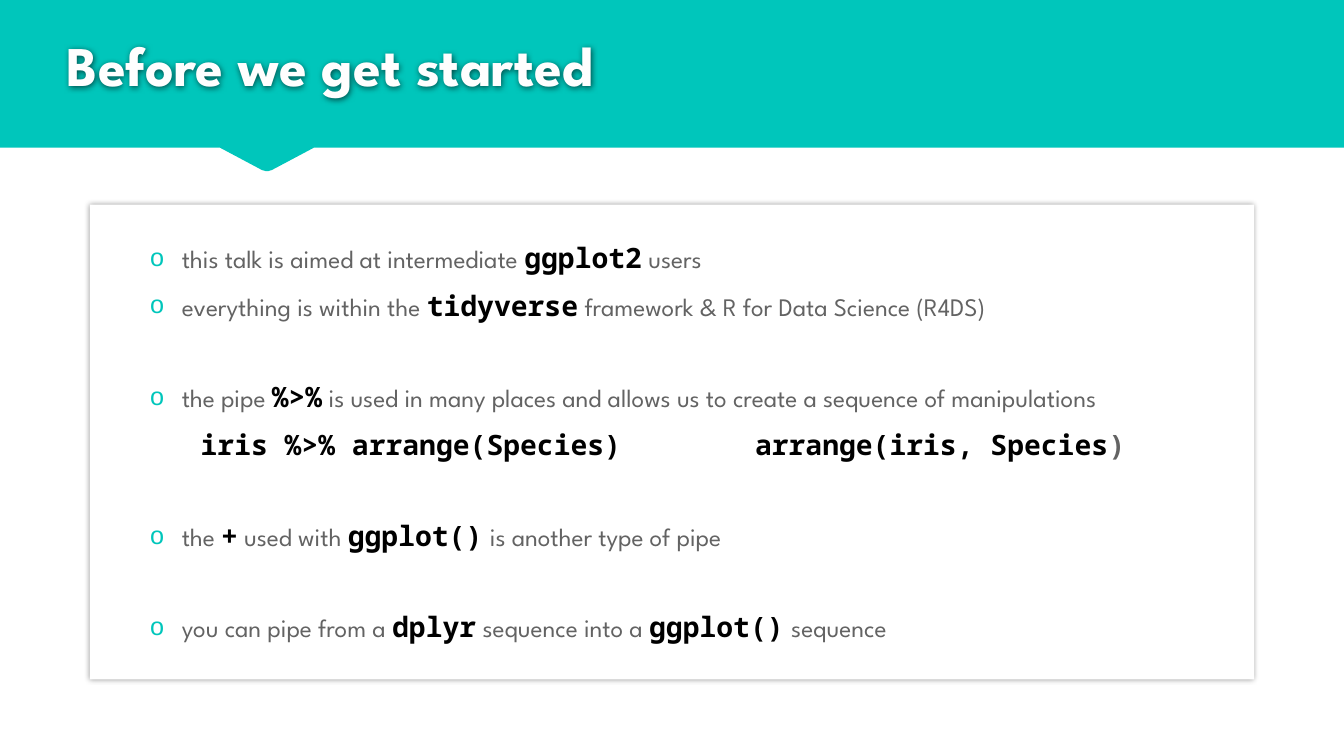
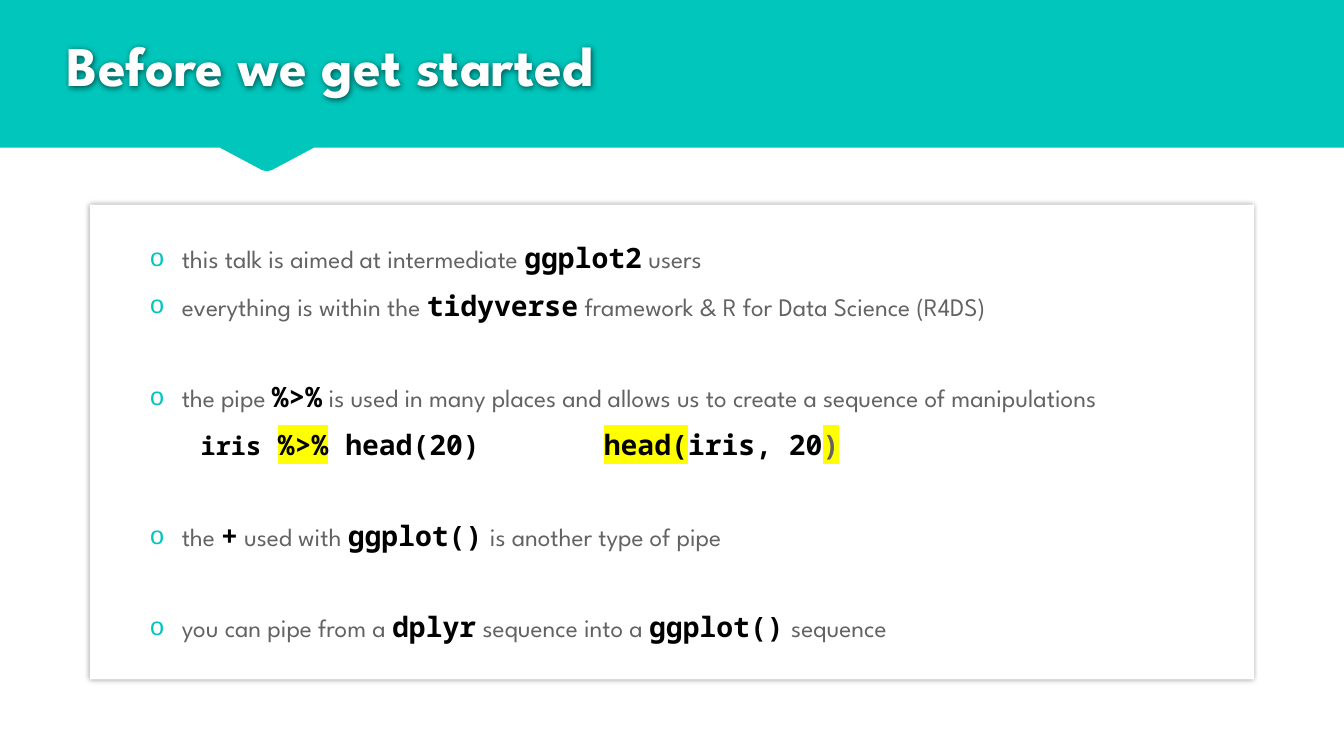
Before and after one commit to rjake/talks-and-presentations, a slide deck: slide 4 of data_viz_2019_06_19.pptx. Drawn at 1344x756 pixels with LibreOffice and Linux fonts; fonts in the diff are those of the drawing. Boxes give left, top, right and bottom in pixels: in the first picture for what was removed or moved away, otherwise in the second. Text is boxed around its words. In the diff, an @@ line names an element or a change of style, - is before the commit and + after.

```diff
--- a/data_viz_2019_06_19.pptx
+++ b/data_viz_2019_06_19.pptx
@@ text at bbox=[201, 428, 840, 462]: text changed @@
-iris %>% arrange(Species) arrange(iris, Species)
+iris %>% head(20) head(iris, 20)
```
Also in this commit, not shown: 36 other slides changed, 1 slide removed.
